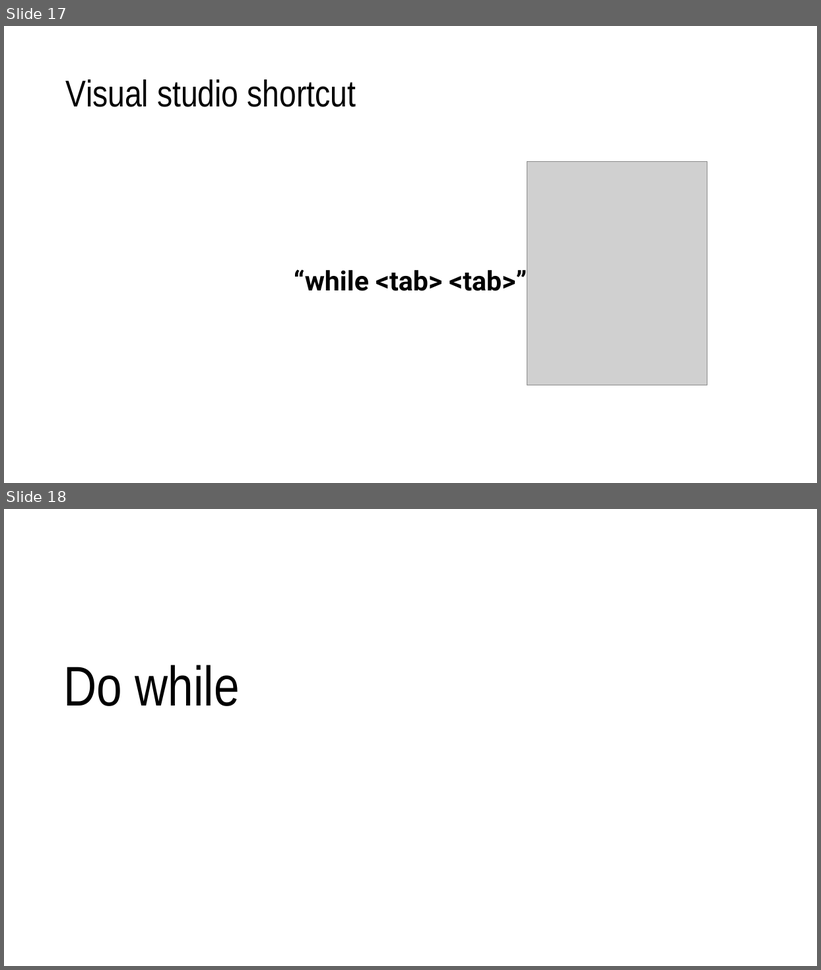
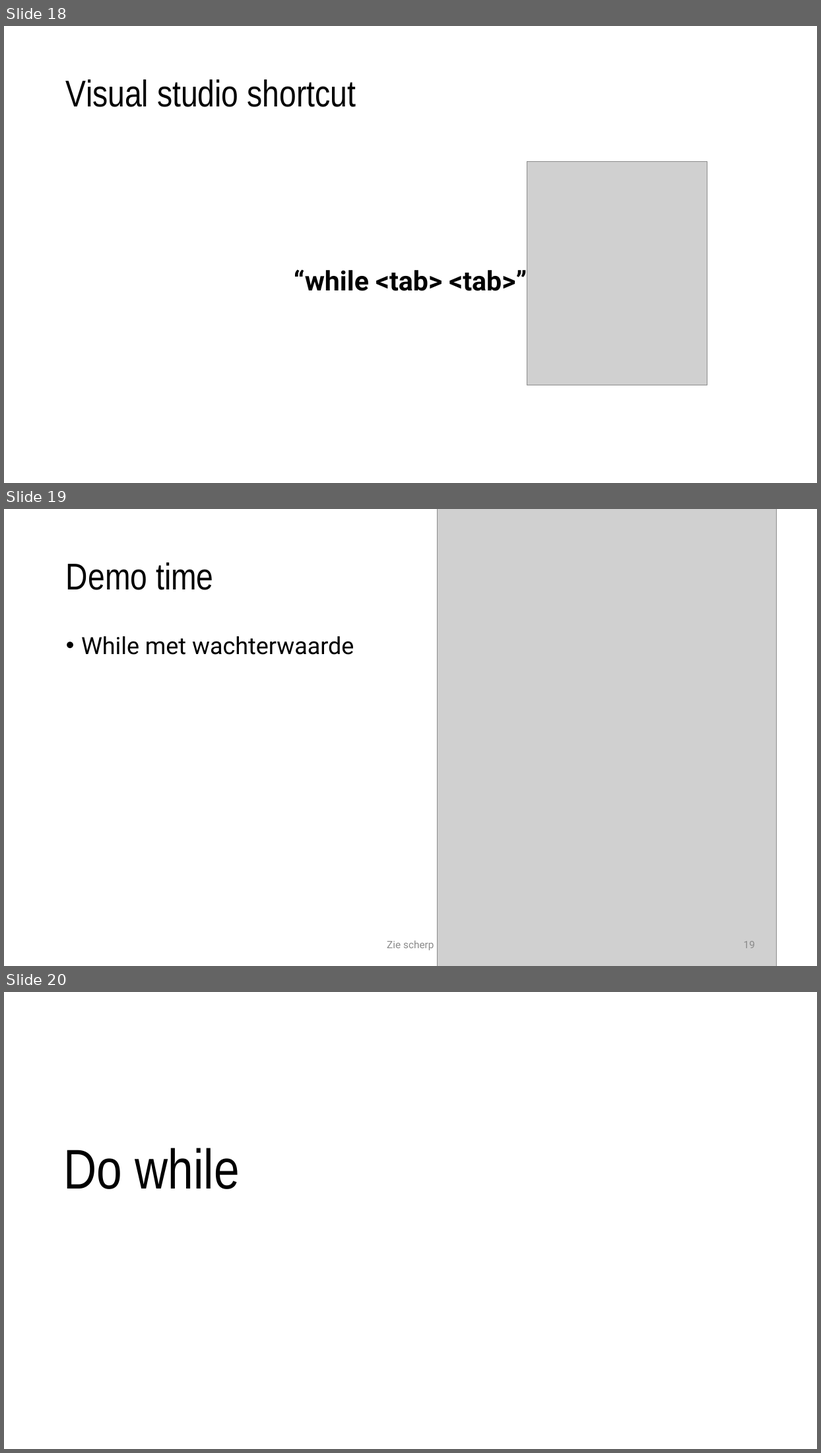
Before and after one commit to timdams/csharpbook, a slide deck: _SLIDES/2020_DEEL1/H6- Herhalingen/H6-herhalingen.pptx. Shown one above the other, each under a label of ours: slides 17 and 18 before the commit, slides 18, 19 and 20 after it. The pictures are 821x970 and 821x1453 pixels, drawn with LibreOffice and Linux fonts; fonts in the diff are those of the drawing; grey boxes stand for pictures; background and template pictures are left out. Boxes give left, top, right and bottom in pixels: in the first picture for what was removed or moved away, otherwise in the second. Text is boxed around its words. In the diff, an @@ line names an element or a change of style, - is before the commit and + after.

```diff
--- a/_SLIDES/2020_DEEL1/H6- Herhalingen/H6-herhalingen.pptx
+++ b/_SLIDES/2020_DEEL1/H6- Herhalingen/H6-herhalingen.pptx
@@ slide 19 added at (x1=4, y1=509, x2=817, y2=966), background #FFFFFF @@
@@ picture added at (x1=437, y1=509, x2=776, y2=966) @@
@@ title added at (x1=66, y1=562, x2=213, y2=590), 44 pt, text #000000 @@
+Demo time
@@ text added at (x1=81, y1=636, x2=354, y2=655), 28 pt, text #000000 @@
+• While met wachterwaarde
@@ text added at (x1=387, y1=941, x2=434, y2=951), 12 pt, text #8C8C8C @@
+Zie scherp
@@ page number added at (x1=744, y1=941, x2=755, y2=949), 12 pt, text #8C8C8C @@
+19
@@ what was slide 17 is now slide 18 @@
@@ what was slide 18 is now slide 20 @@
```
Also in this commit, not shown: 2 slides changed, 1 other slide added, 2 other files.
